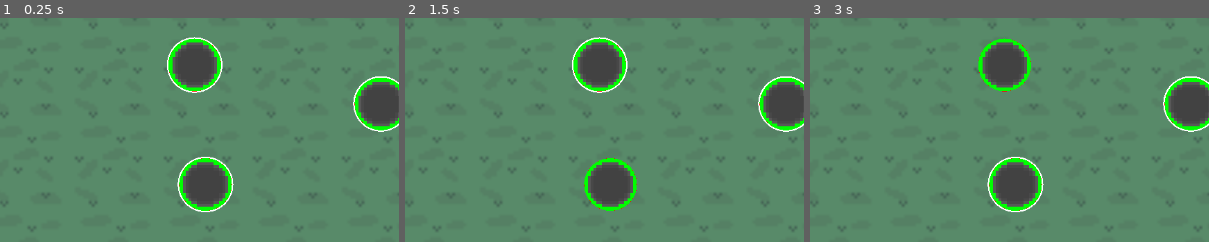
Above: before the commit, frames 1-3 (left to right).
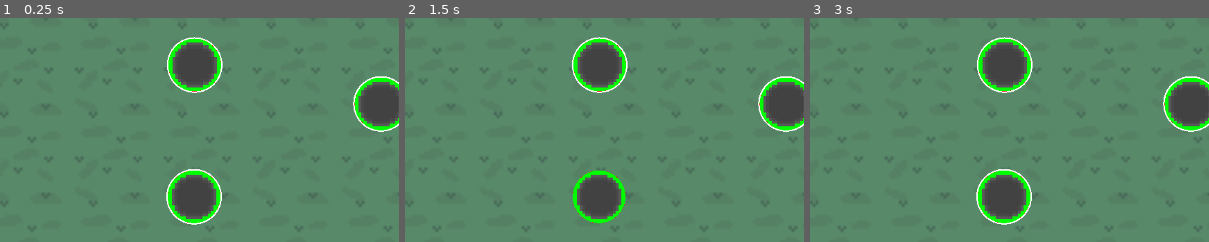
Above: after the commit, the same moments.

Repository: Zene8/GodotGame
Game: Godot game, scene res://map.tscn
Same seed, same stepped clock (60 frames per second), same inputs: the game is played once before the commit and once after it.
Inputs (mouse positions are % of the whole screen's width and height, from its top left):
- Up to frame 1 (0.25 s): no input
- Up to frame 2 (1.5 s): tap Enter at 0.5 s; move the mouse to (72, 45) at 0.52 s; press the mouse at (72, 45) at 0.53 s; tap Space at 1.25 s; move the mouse to (30, 55) at 1.27 s; release the mouse at (30, 55) at 1.28 s; click (30, 55) at 1.35 s
- Up to frame 3 (3 s): tap Enter at 2 s; move the mouse to (60, 28) at 2.02 s; press the mouse at (60, 28) at 2.03 s; tap Space at 2.75 s; move the mouse to (45, 70) at 2.77 s; release the mouse at (45, 70) at 2.78 s; click (45, 70) at 2.85 s
The pictures show only the part of the screen within x 19-69%, y 13-63%; the shares and areas given below are measured in that part.

The runs differ from the first frame. In frame 1, 2.8% of the frame differs, in the area x 41-59%, y 62-93%; in frame 2, 2.5%; in frame 3, 3.2%, in the area x 41-59%, y 8-93%.

Commit message:
Selection mostly works now, mostly

Diff:
--- a/map.gd
+++ b/map.gd
@@ -10,7 +10,7 @@
 	select_area = $Area2D
 	pass # Replace with function body.
 
-func _process(delta: float) -> void:
+func _process(_delta: float) -> void:
 	queue_redraw()
 
 
@@ -23,11 +23,10 @@
 		selecting = false
 		var mousepos = get_global_mouse_position()
 
-		select_area_shape.position = Vector2(min(mousepos.x,select_start.x),min(mousepos.y,select_start.y))
+		select_area_shape.position = Vector2(min(mousepos.x,select_start.x)+abs(select_start.x - mousepos.x)/2,min(mousepos.y,select_start.y)+abs(select_start.y - mousepos.y)/2)
 		select_area_shape.shape.size = abs(select_start - mousepos)
-
-		for area in select_area.get_overlapping_areas():
-			print(area)
+		var areas = select_area.get_overlapping_areas()
+		for area in areas:
 			area.get_parent().toggle_select()
 
 
--- a/map.tscn
+++ b/map.tscn
@@ -37,11 +37,13 @@
 [node name="CollisionShape2D" type="CollisionShape2D" parent="Area2D"]
 shape = SubResource("RectangleShape2D_757db")
 
-[node name="Unit Template" parent="." instance=ExtResource("2_m1kny")]
-position = Vector2(-15.1, 0)
+[node name="enemies" type="Node" parent="."]
 
-[node name="Unit Template2" parent="." instance=ExtResource("2_m1kny")]
+[node name="Unit Template" parent="enemies" instance=ExtResource("2_m1kny")]
+position = Vector2(-19.205, 4.4)
+
+[node name="Unit Template2" parent="enemies" instance=ExtResource("2_m1kny")]
 position = Vector2(48, -29)
 
-[node name="Unit Template3" parent="." instance=ExtResource("2_m1kny")]
+[node name="Unit Template3" parent="enemies" instance=ExtResource("2_m1kny")]
 position = Vector2(-19, -43)
--- a/unit_template.gd
+++ b/unit_template.gd
@@ -21,5 +21,3 @@
 		selected = false
 	else:
 		selected = true
-
-	print(selected)
